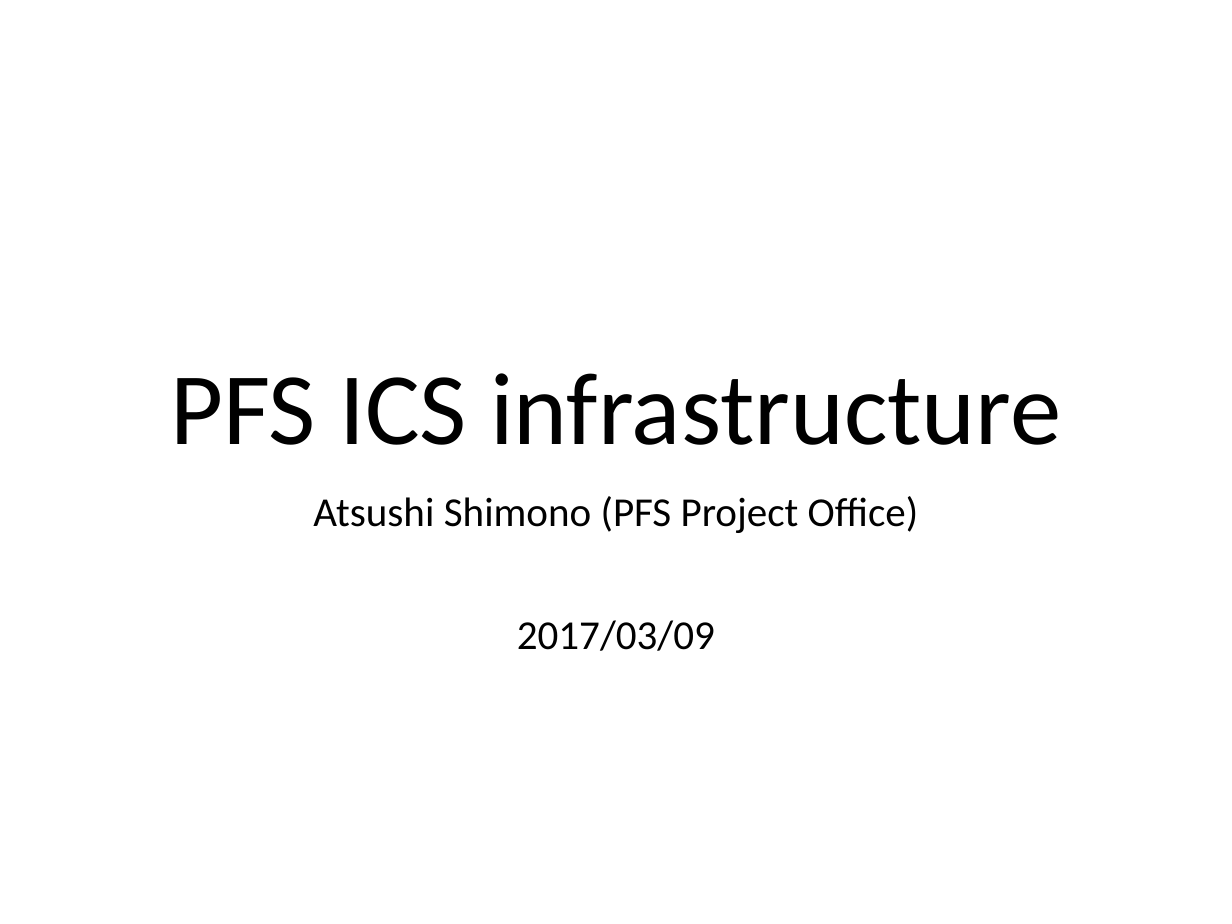
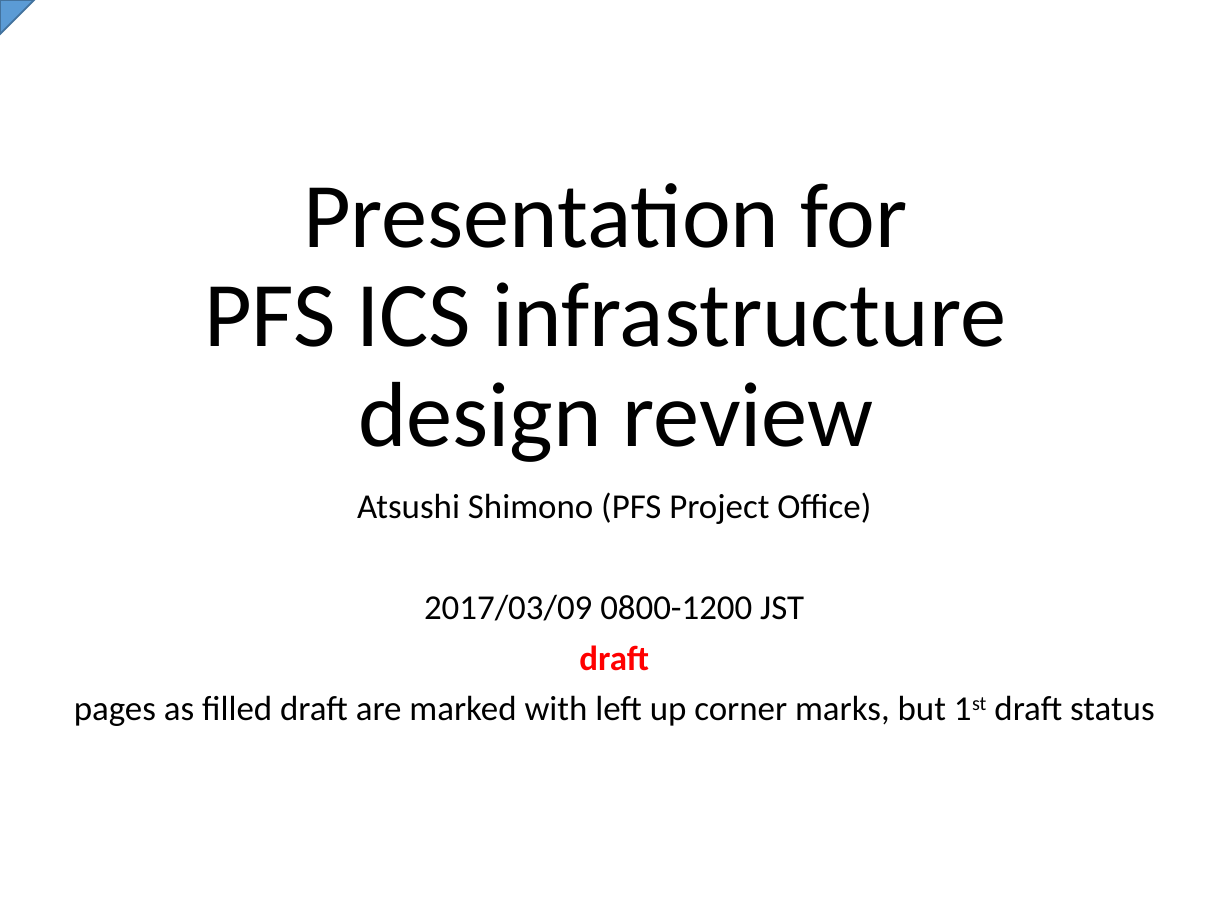
Before and after one commit to Subaru-PFS/ics_doc, a slide deck: slide 1 of SSN-00029.pptx. Drawn at 1232x924 pixels with LibreOffice and Linux fonts; fonts in the diff are those of the drawing. Boxes give left, top, right and bottom in pixels: in the first picture for what was removed or moved away, otherwise in the second. Text is boxed around its words. In the diff, an @@ line names an element or a change of style, - is before the commit and + after.

```diff
--- a/SSN-00029.pptx
+++ b/SSN-00029.pptx
@@ freeform shape added at box(0, 0, 34, 34), fill #5B9BD5, outline #43739E 1 pt @@
@@ title at box(204, 183, 1006, 462): text changed; size 60 to 54 pt @@
-PFS ICS infrastructure
+Presentation for
+PFS ICS infrastructure
+design review
@@ subtitle "Atsushi Shimono (PFS Project Office)": place and size @@
-subtitle "Atsushi Shimono (PFS Project Office)" at box(313, 496, 919, 651)
+subtitle "Atsushi Shimono (PFS Project Office)" at box(74, 492, 1155, 726)
@@ subtitle at box(357, 492, 871, 524): size 24 to 20.4 pt in "Atsushi Shimono (PFS Project Office)"; line spacing 0.9 to 0.8 @@
@@ subtitle at box(74, 594, 1155, 726): text changed; size 24 to 20.4 pt @@
-2017/03/09
+2017/03/09 0800-1200 JST
+draft
+pages as filled draft are marked with left up corner marks, but 1st draft status
```
Also in this commit, not shown: 16 other slides changed, 59 slides added, 4 slides removed.
